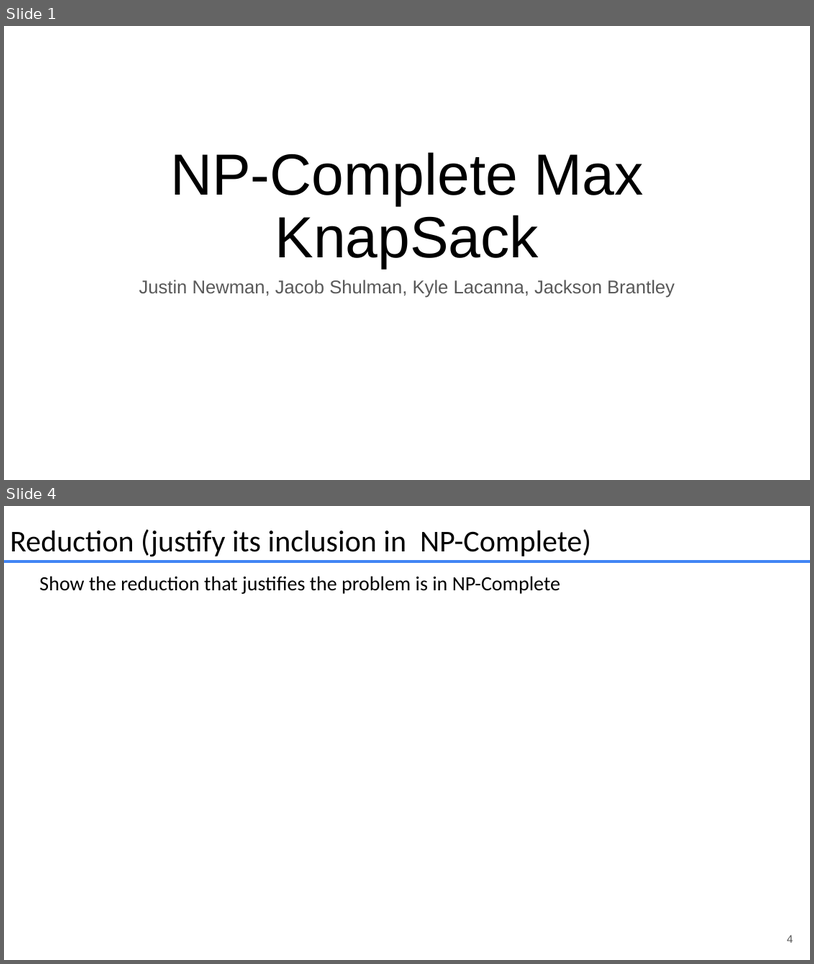
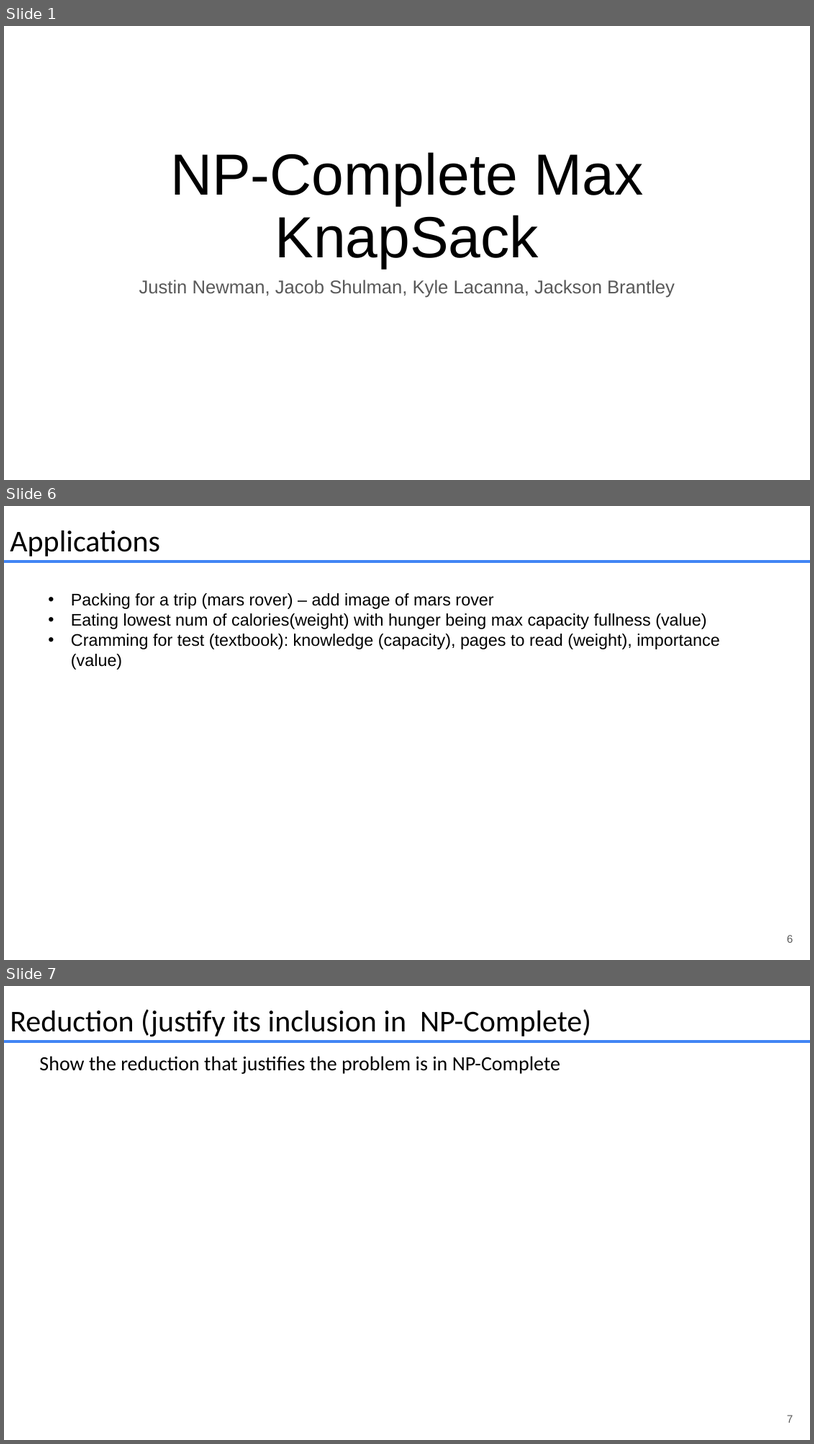
Before and after one commit to JustinMatthewNewman/cs412_FinalProject, a slide deck: presentations/problem_presentation.pptx. Shown one above the other, each under a label of ours: slides 1 and 4 before the commit, slides 1, 6 and 7 after it; the slides between them are not shown. The pictures are 814x964 and 814x1444 pixels, drawn with LibreOffice and Linux fonts; fonts in the diff are those of the drawing. Boxes give left, top, right and bottom in pixels: in the first picture for what was removed or moved away, otherwise in the second. Text is boxed around its words. In the diff, an @@ line names an element or a change of style, - is before the commit and + after.

```diff
--- a/presentations/problem_presentation.pptx
+++ b/presentations/problem_presentation.pptx
@@ slide 6 added at <box>4,506,810,960</box>, background #FFFFFF @@
@@ text added at <box>10,530,160,556</box>, 36 pt, text #000000 @@
+Applications
@@ line added from (4, 561) to (810, 561), #4285F4 3.75 pt @@
@@ text added at <box>71,593,720,669</box>, 20 pt, text #000000 @@
+• Packing for a trip (mars rover) – add image of mars rover
+• Eating lowest num of calories(weight) with hunger being max capacity fullness (value)
+• Cramming for test (textbook): knowledge (capacity), pages to read (weight), importance (value)
@@ page number added at <box>787,934,793,942</box>, 13 pt, text #595959 @@
+6
@@ what was slide 4 is now slide 7 @@
@@ page number at <box>787,1414,793,1422</box>: text changed @@
-4
+7
```
Also in this commit, not shown: 4 slides changed, 3 other slides added, 1 slide removed.
